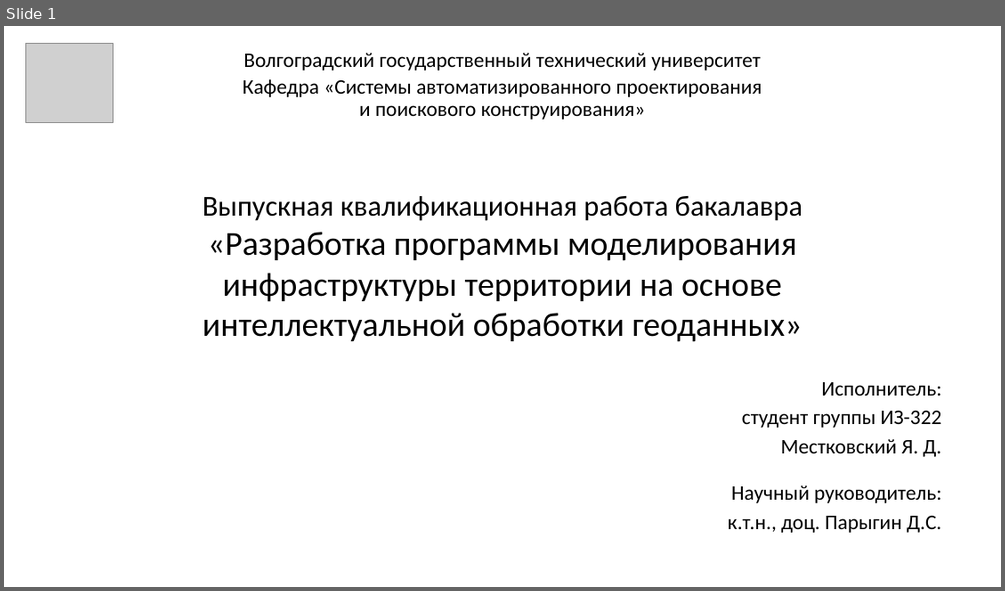
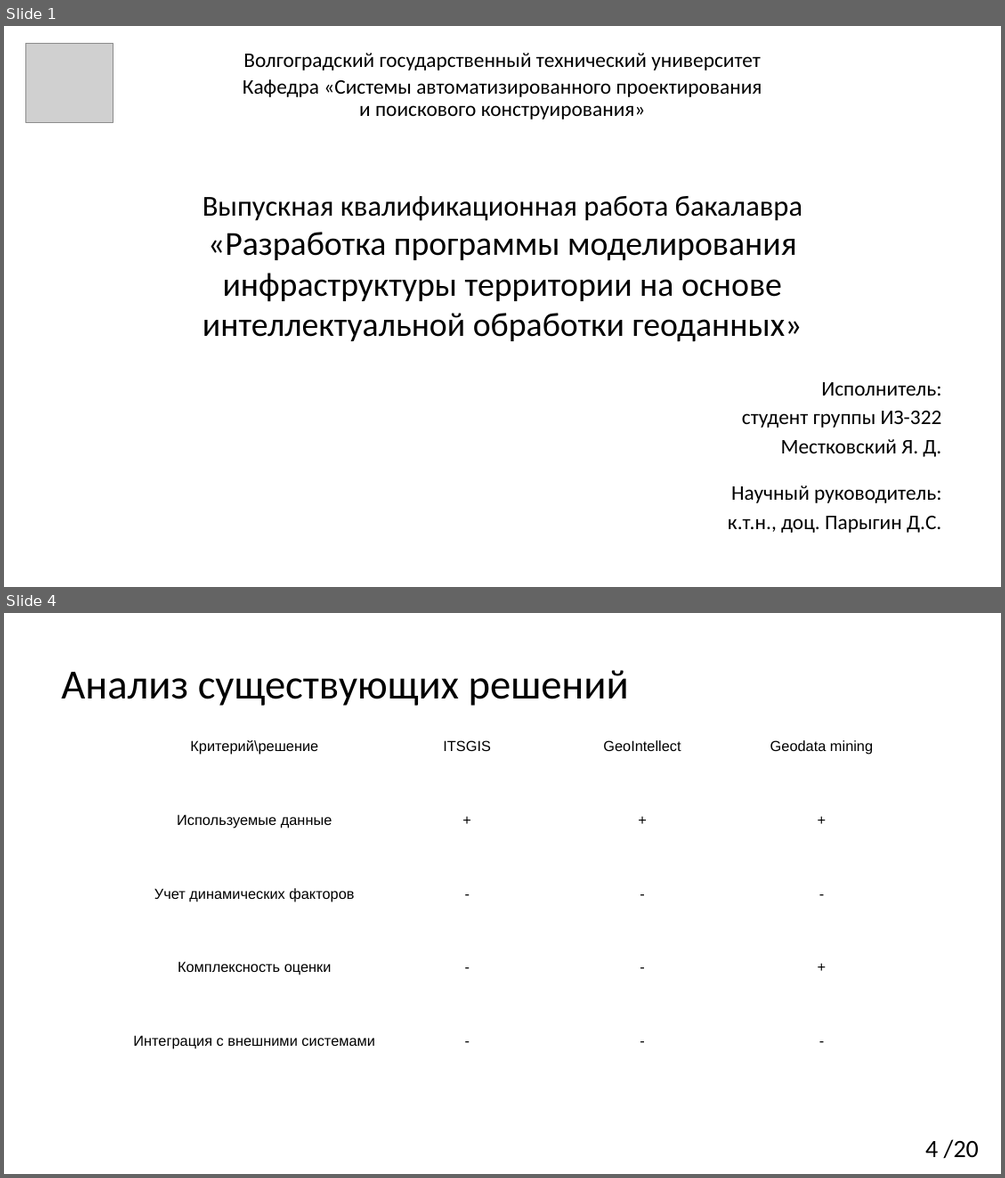
Before and after one commit to YaroslavMestkovsky/VKR, a slide deck: 3 [Презентация].pptx. Shown one above the other, each under a label of ours: slide 1 before the commit, slides 1 and 4 after it; the slides between them are not shown. The pictures are 1005x591 and 1005x1178 pixels, drawn with LibreOffice and Linux fonts; fonts in the diff are those of the drawing; grey boxes stand for pictures. Boxes give left, top, right and bottom in pixels: in the first picture for what was removed or moved away, otherwise in the second. Text is boxed around its words. In the diff, an @@ line names an element or a change of style, - is before the commit and + after.

```diff
--- a/3 [Презентация].pptx
+++ b/3 [Презентация].pptx
@@ slide 4 added at (4, 613, 1001, 1174), background #FFFFFF @@
@@ title added at (61, 670, 629, 706), 40 pt, text #000000 @@
+Анализ существующих решений
@@ table added at (110, 738, 894, 1107), 5 rows, 4 columns @@
+Критерий\решение | ITSGIS | GeoIntellect | Geodata mining
+Используемые данные | + | + | +
+Учет динамических факторов | - | - | -
+Комплексность оценки | - | - | +
+Интеграция с внешними системами | - | - | -
@@ page number added at (925, 1139, 979, 1158), 24 pt, text #000000 @@
+4 /20
```
Also in this commit, not shown: 4 slides changed, 14 other slides added, 14 slides removed, 1 other file.
